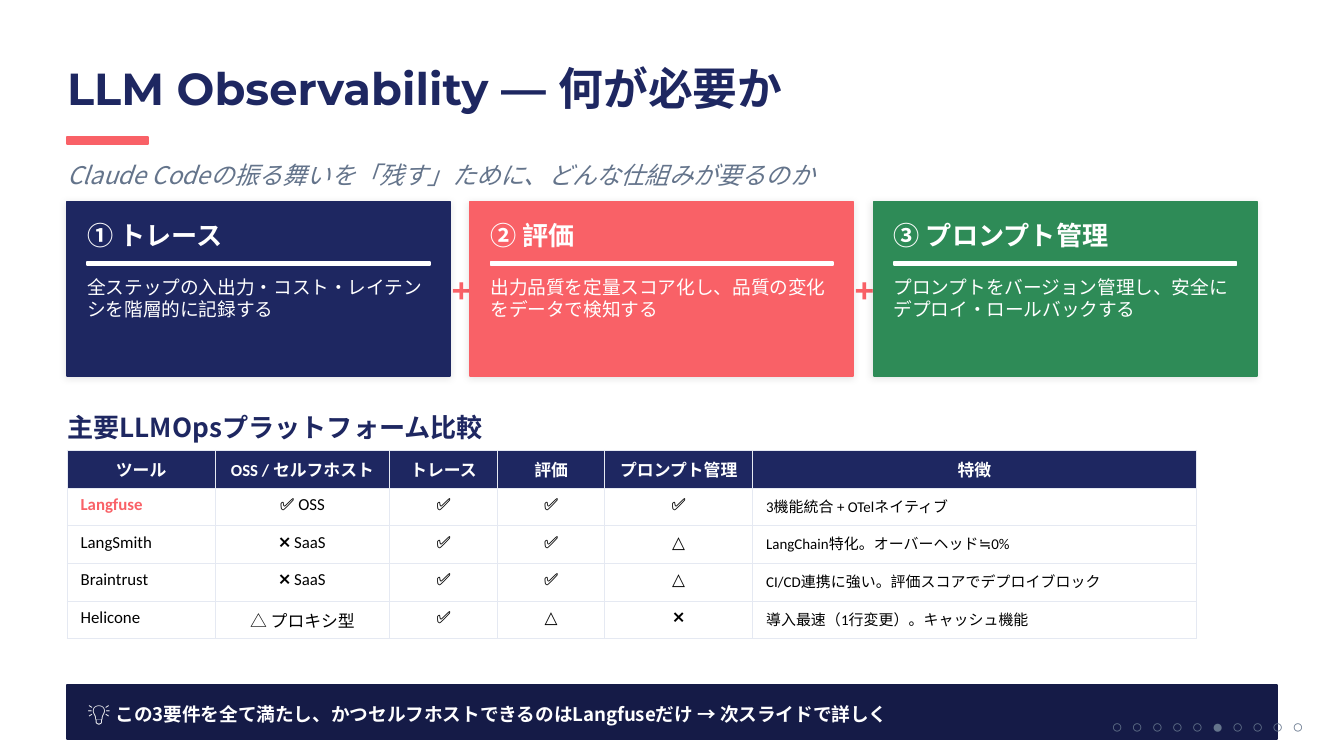
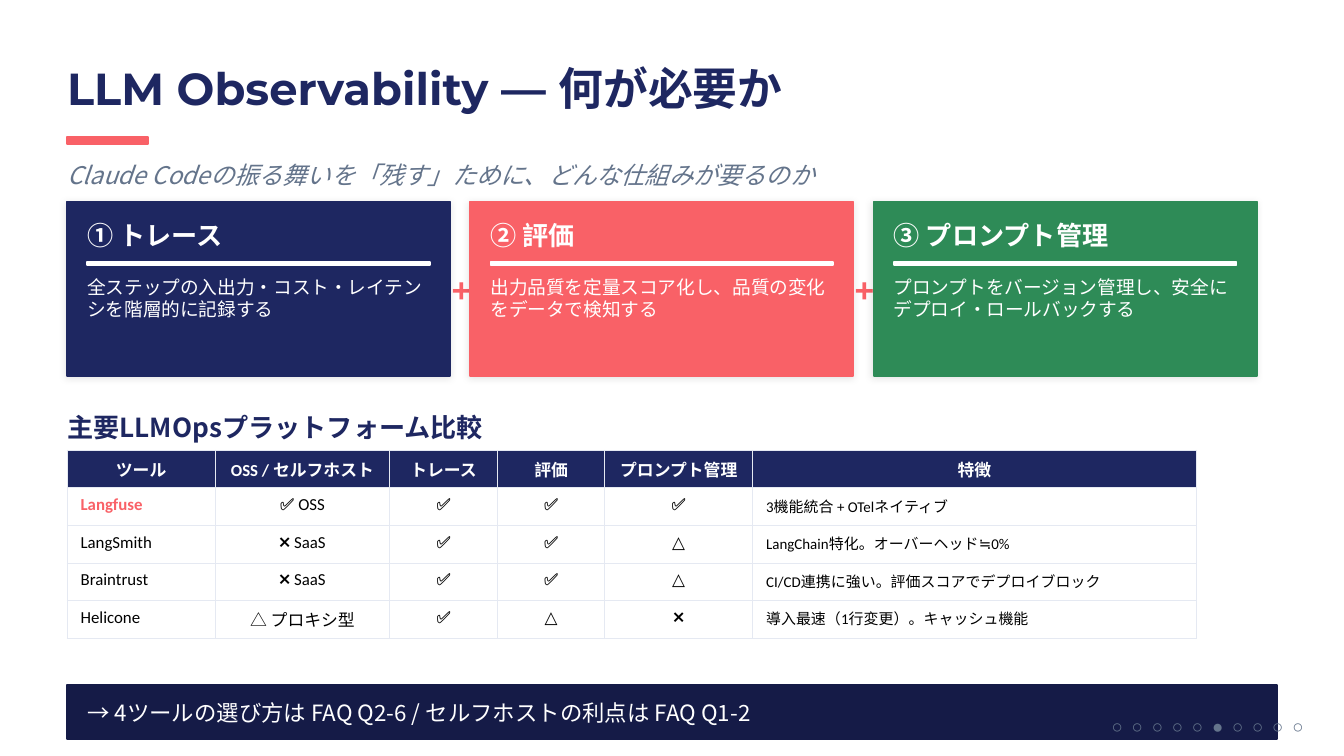
Before and after one commit to ktsuchida11/ClaudeWorkshop, a slide deck: slide 6 of session6/session6_full.pptx (slide 4 before the commit). Drawn at 1344x756 pixels with LibreOffice and Linux fonts; fonts in the diff are those of the drawing. Boxes give left, top, right and bottom in pixels: in the first picture for what was removed or moved away, otherwise in the second. Text is boxed around its words. In the diff, an @@ line names an element or a change of style, - is before the commit and + after.

```diff
--- a/session6/session6_full.pptx
+++ b/session6/session6_full.pptx
@@ text at (115,702,750,725): text changed; size 10 to 12 pt; bold off @@
-💡 この3要件を全て満たし、かつセルフホストできるのはLangfuseだけ → 次スライドで詳しく
+→ 4ツールの選び方は FAQ Q2-6 / セルフホストの利点は FAQ Q1-2
```
Also in this commit, not shown: 5 other slides changed, 3 slides added, 1 other file.
